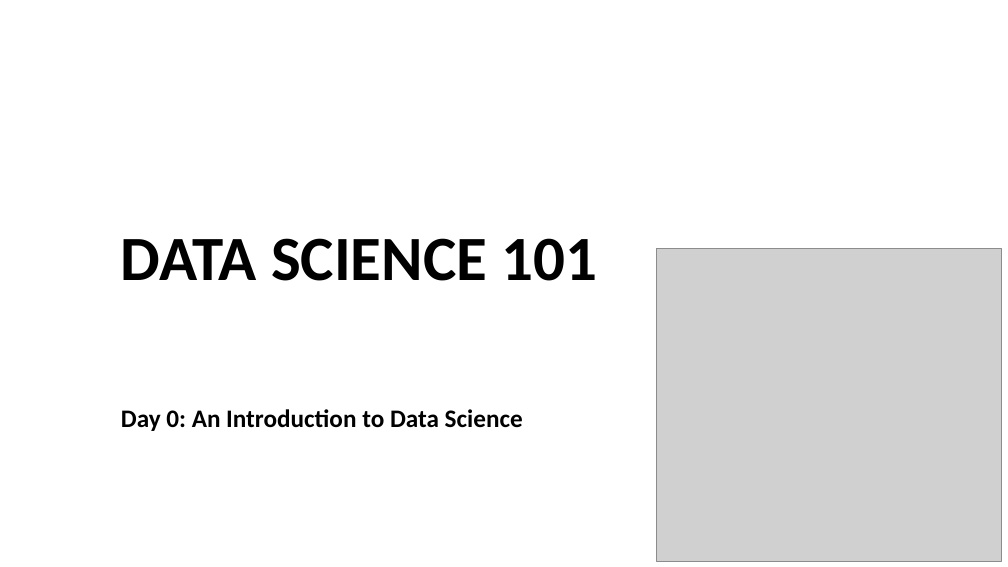
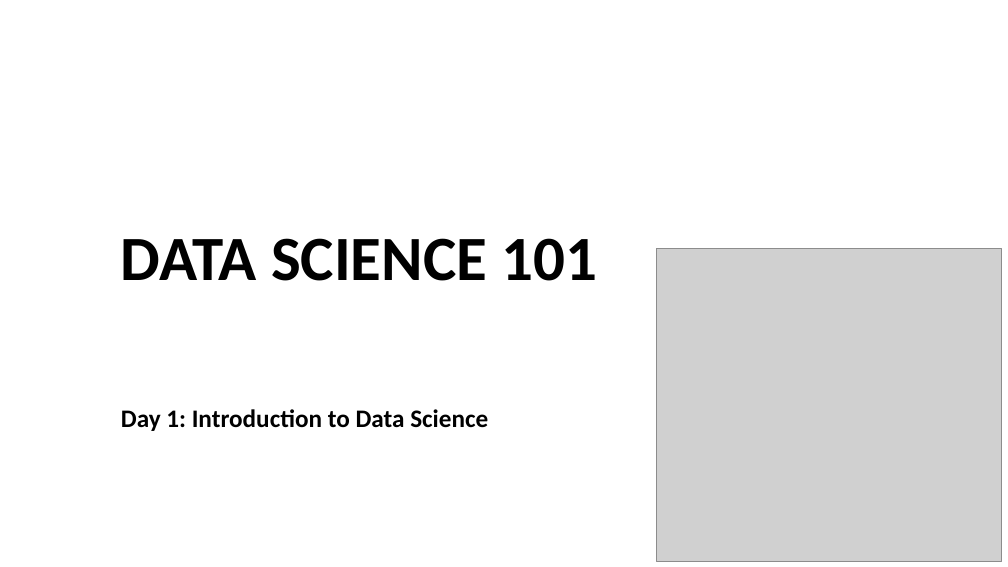
Before and after one commit to Sanjeet01/DataScience101, a slide deck: slide 2 of Day_1_gettingStarted/DataScienceIntution.pptx. Drawn at 1008x567 pixels with LibreOffice and Linux fonts; fonts in the diff are those of the drawing; grey boxes stand for pictures. Boxes give left, top, right and bottom in pixels: in the first picture for what was removed or moved away, otherwise in the second. Text is boxed around its words. In the diff, an @@ line names an element or a change of style, - is before the commit and + after.

```diff
--- a/Day_1_gettingStarted/DataScienceIntution.pptx
+++ b/Day_1_gettingStarted/DataScienceIntution.pptx
@@ text at (x1=121, y1=409, x2=488, y2=431): text changed @@
-Day 0: An Introduction to Data Science
+Day 1: Introduction to Data Science
```
Also in this commit, not shown: 1 other file.
